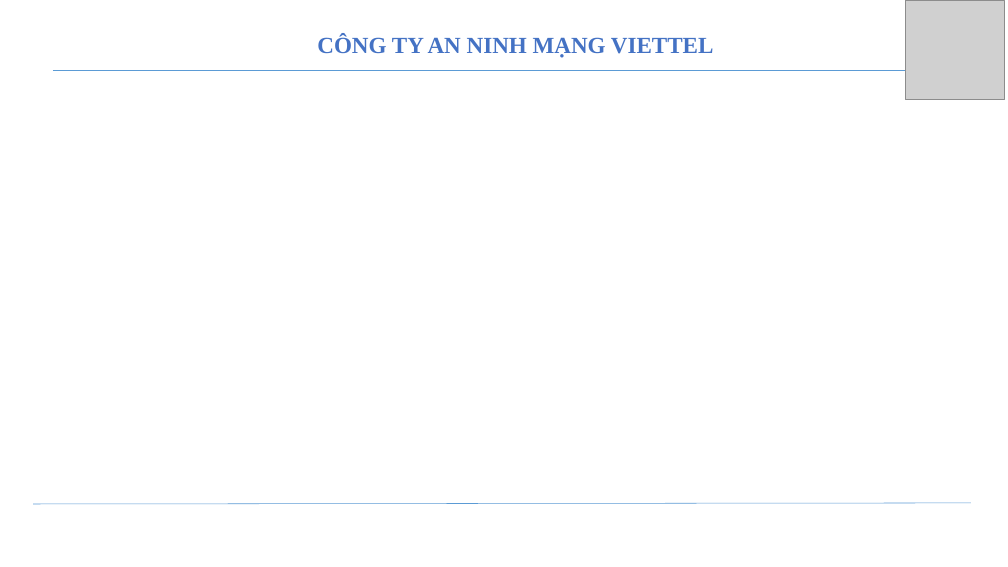
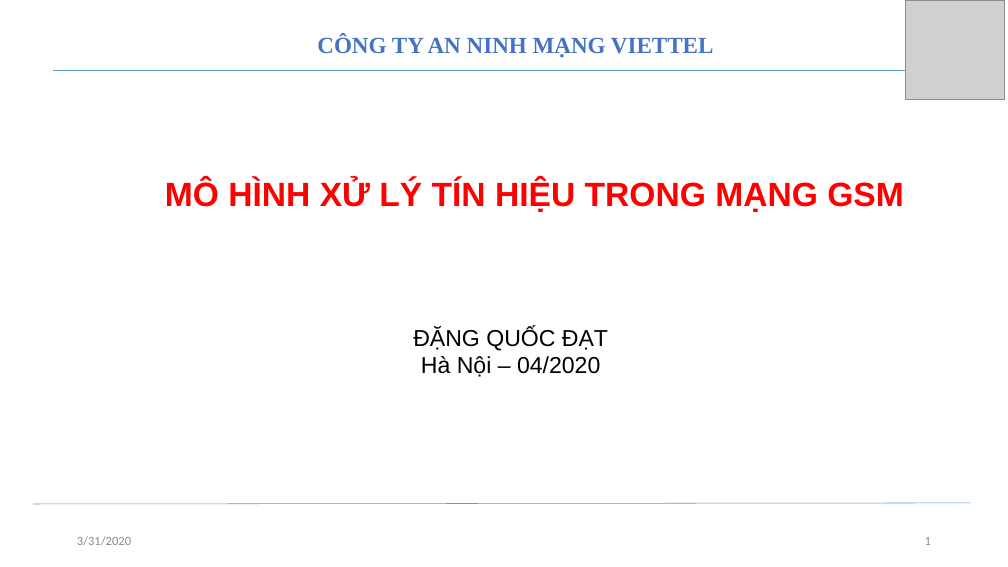
Before and after one commit to datdangquoc97/material, a slide deck: slide 1 of báo cáo.pptx. Drawn at 1008x567 pixels with LibreOffice and Linux fonts; fonts in the diff are those of the drawing; grey boxes stand for pictures. Boxes give left, top, right and bottom in pixels: in the first picture for what was removed or moved away, otherwise in the second. Text is boxed around its words. In the diff, an @@ line names an element or a change of style, - is before the commit and + after.

```diff
--- a/báo cáo.pptx
+++ b/báo cáo.pptx
@@ text added at (165, 179, 904, 212), 32 pt, text #FF0000, bold @@
+MÔ HÌNH XỬ LÝ TÍN HIỆU TRONG MẠNG GSM
@@ text added at (413, 327, 608, 377), 22 pt, text #000000 @@
+ĐẶNG QUỐC ĐẠT
+Hà Nội – 04/2020
@@ text added at (77, 536, 131, 546), 12 pt, text #8C8C8C @@
+3/31/2020
@@ page number added at (925, 537, 931, 545), 12 pt, text #8C8C8C @@
+1
```
Also in this commit, not shown: 6 other slides changed, 3 slides added, 4 other files.
